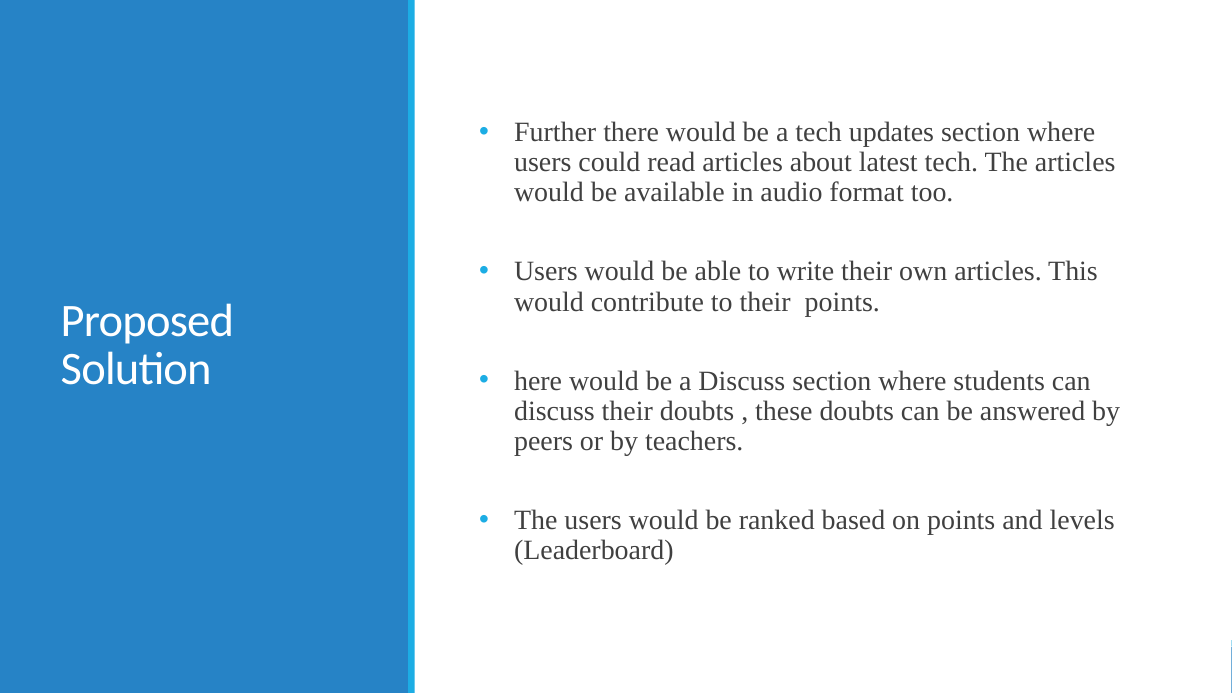
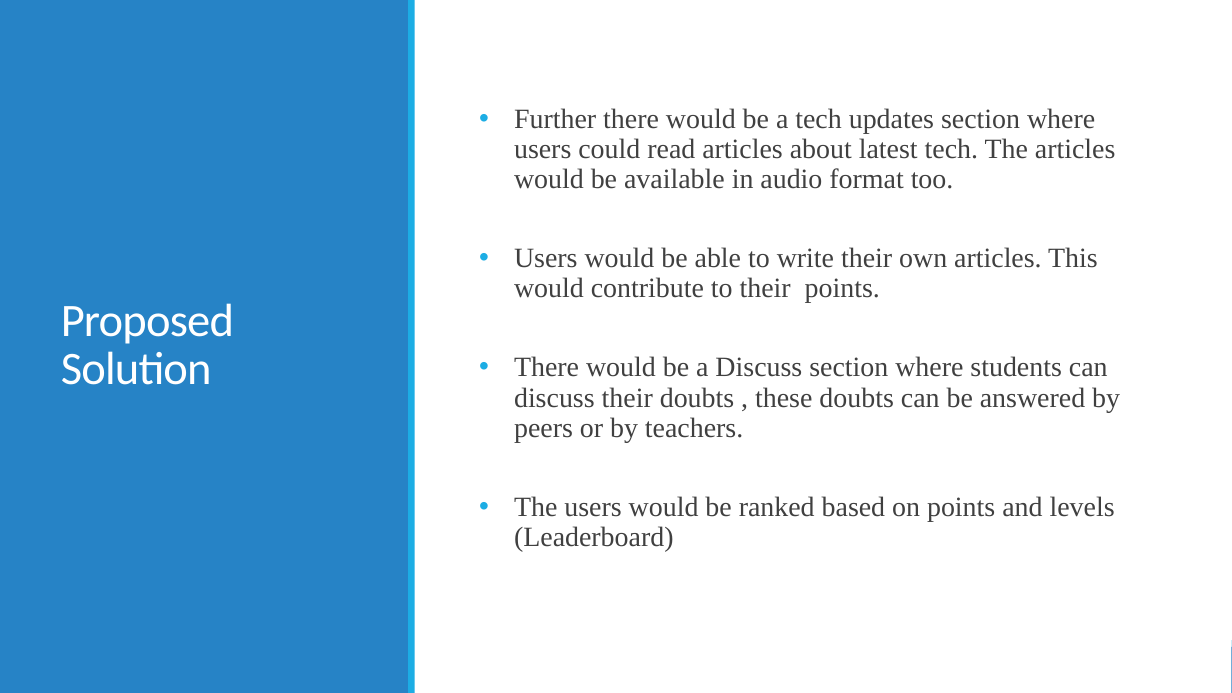
Before and after one commit to Vidyalakar-Institute-of-Technology/CISHack-Vidyalankar, a slide deck: slide 4 of Tech Spartans/Tech_Spartans.pptx. Drawn at 1232x693 pixels with LibreOffice and Linux fonts; fonts in the diff are those of the drawing. Boxes give left, top, right and bottom in pixels: in the first picture for what was removed or moved away, otherwise in the second. Text is boxed around its words. In the diff, an @@ line names an element or a change of style, - is before the commit and + after.

Commit message:
Minor Updates in PPT

```diff
--- a/Tech Spartans/Tech_Spartans.pptx
+++ b/Tech Spartans/Tech_Spartans.pptx
@@ text at (514, 356, 1120, 442): text changed @@
-• here would be a Discuss section where students can discuss their doubts , these doubts can be answered by peers or by teachers.
+• There would be a Discuss section where students can discuss their doubts , these doubts can be answered by peers or by teachers.
```
Also in this commit, not shown: 1 other slide changed.
